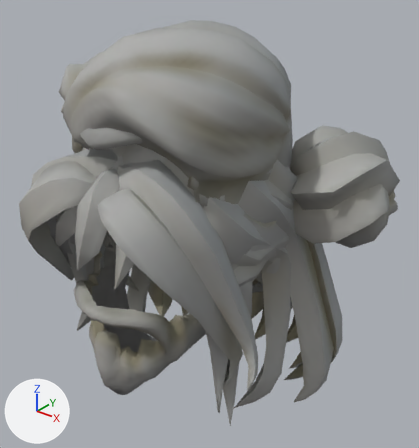
The glTF model public/assets/characters/hair_Warm.glb as it was, and as the next commit left it.
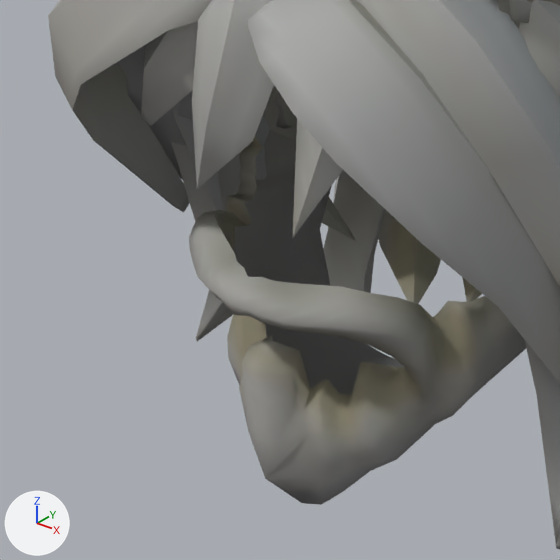
Each version is shown whole from a camera (50 mm lens) standing at (0.295, -0.322, 1.89) and looking at (0.01, 0.034, 1.669), then close up on the part from 0% to 52% of the width and 44% to 93% of the height. The axes (+X, +Y, +Z) are drawn at lower left. The lights are the same throughout. The older version's two pictures come first. Both versions are drawn at the pose saved in each file; the numbers are the values there.

The first close-up shows 'HAIR_Beard', 'HAIR_Buns', 'HAIR_Long' and 3 more.
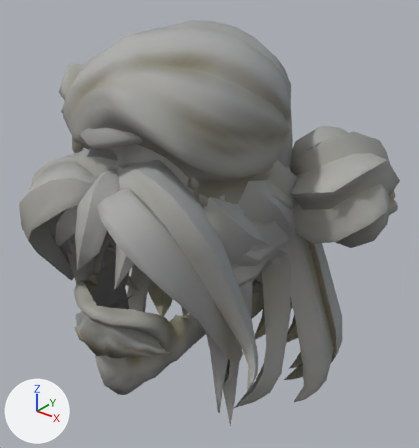
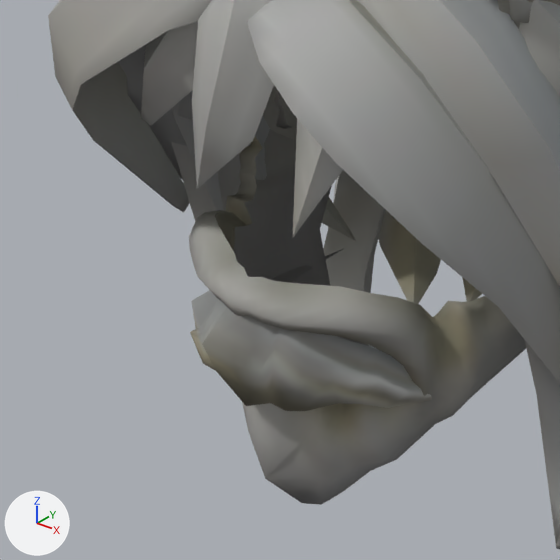
What differs and where, as boxes [x1, y1, x2, y2] in the close-ups (560 x 560 px):
'HAIR_Moustache', added
    after: [190, 249, 432, 411]

What the commit changed:
Mesh me_hair_moustache is new.
It has 84 vertices, 120 faces and spans x -0.0467..0.0486, y -0.1072..-0.0075, z 1.5972..1.6381.
It uses material mat_mi_hair_1 (picture img_t_hair_1_basecolor).
Object 'HAIR_Moustache' (ob_hair_moustache) is new; it shows me_hair_moustache.
Its location is (0.0, 0.0, 0.0).
